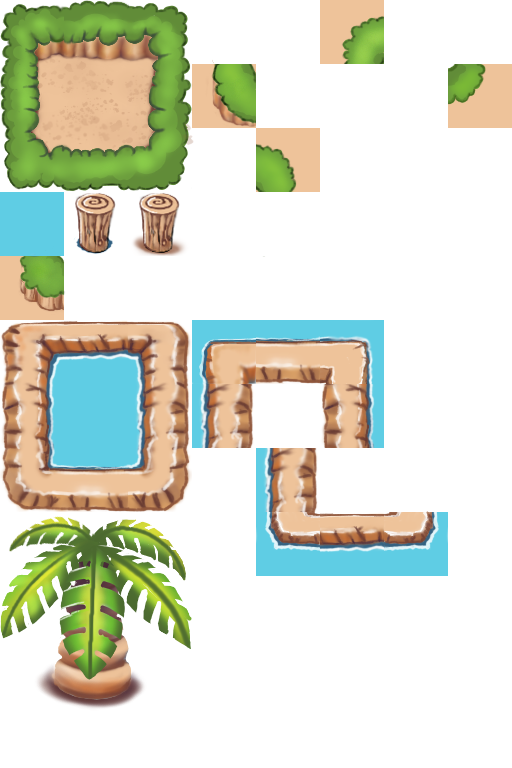
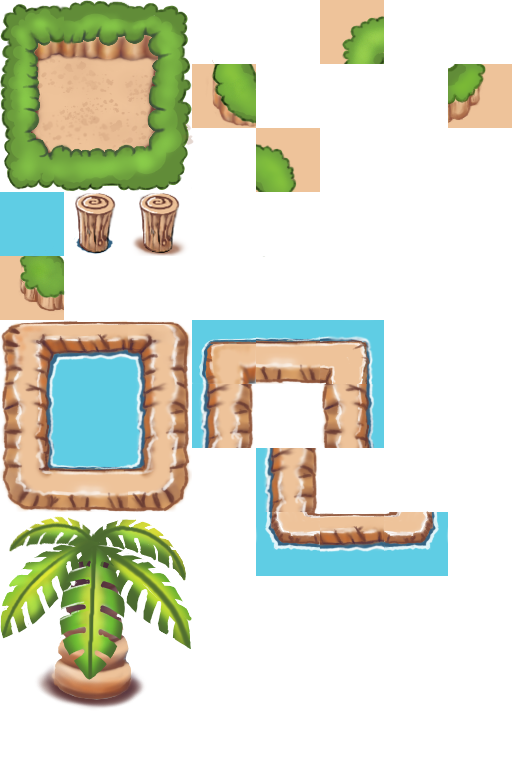
Two versions of the same layered image (512 x 768). Layer-by-layer changes:
painted on "Paint Layer 3" (1st of 2, in "Group 8") over (x1=447, y1=71, x2=485, y2=123)
painted on "Paint Layer 3" (2nd of 2, in "Group 8") over (x1=447, y1=71, x2=485, y2=123)
added layer "Paint Layer 2" (1st of 2, in "Group 8") in group "Group 8" over (x1=447, y1=71, x2=485, y2=123)
painted on "Paint Layer 1 Merged" (3rd of 3, in "Group 8") over (x1=447, y1=71, x2=485, y2=123)
